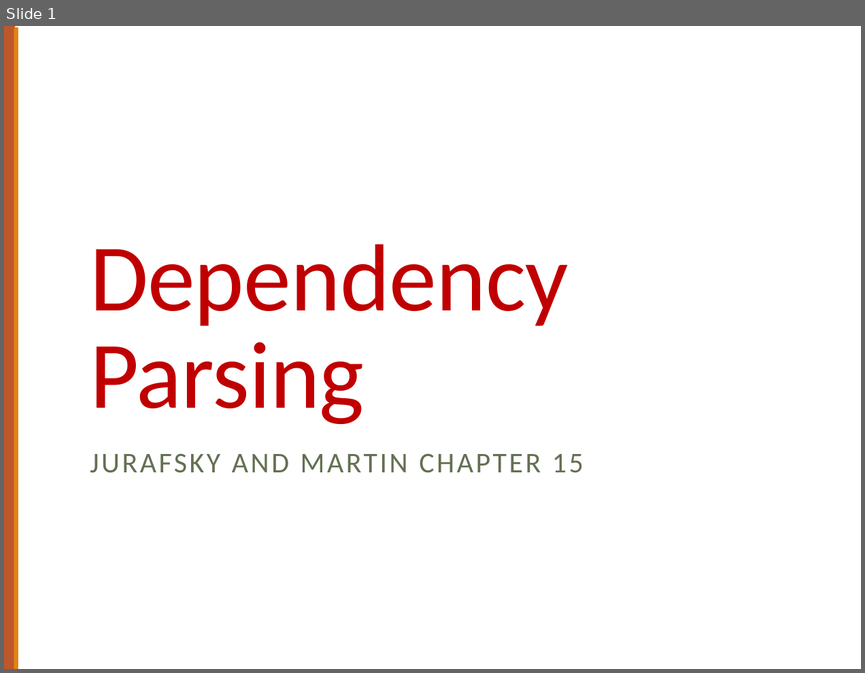
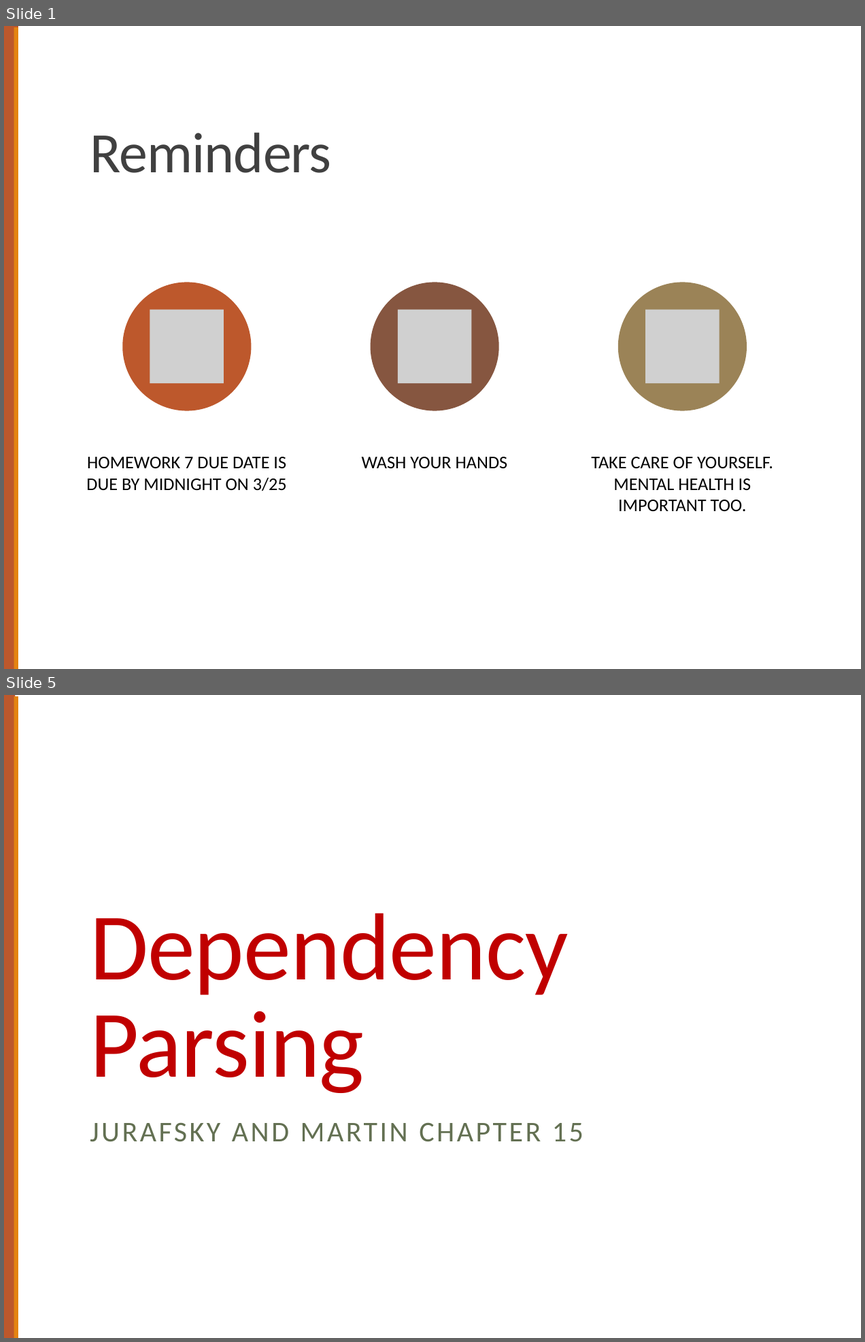
Before and after one commit to computational-linguistics-class/computational-linguistics-class.github.io, a slide deck: slides/14-dependency-parsing.pptx. Shown one above the other, each under a label of ours: slide 1 before the commit, slides 1 and 5 after it; the slides between them are not shown. The pictures are 865x673 and 865x1342 pixels, drawn with LibreOffice and Linux fonts; fonts in the diff are those of the drawing; grey boxes stand for pictures. Boxes give left, top, right and bottom in pixels: in the first picture for what was removed or moved away, otherwise in the second. Text is boxed around its words. In the diff, an @@ line names an element or a change of style, - is before the commit and + after.

```diff
--- a/slides/14-dependency-parsing.pptx
+++ b/slides/14-dependency-parsing.pptx
@@ slide 1 added at (4,26,861,669), background #FFFFFF; not listed: 1 template element that a slide beside it also shows @@
@@ rectangle added at (4,26,18,668), fill #BD582C @@
@@ title added at (90,132,332,173), 48 pt, text #404040 @@
+Reminders
@@ group added at (86,282,773,511): 3 ellipses, 3 pictures, 3 texts @@
+HOMEWORK 7 DUE DATE IS DUE BY MIDNIGHT ON 3/25
+WASH YOUR HANDS
+TAKE CARE OF YOURSELF. MENTAL HEALTH IS IMPORTANT TOO.
@@ what was slide 1 is now slide 5 @@
```
Also in this commit, not shown: 2 slides changed, 3 other slides added.
